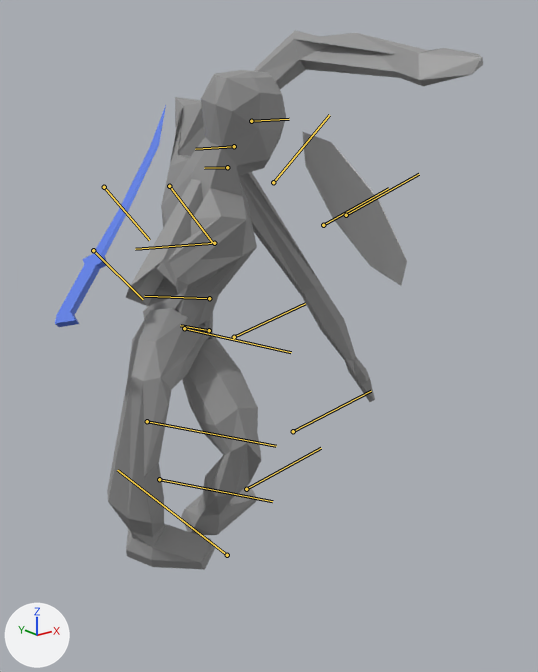
An edit to the FBX model Sandtree/Game/Sandtree/Assets/Models/FBX/Player.fbx, drawn before and after from the same camera.
Before and after are seen from a camera (50 mm lens) standing at (-0.0145, -0.0207, 0.0168) and looking at (0.0012, -0.0011, 0.009). Every picture has the same lights, and +X, +Y and +Z are marked at lower left. Both versions are drawn at frame 23 of the action 'Default Take'; the numbers are the values there. The bones that bend it are drawn over the model as lines.
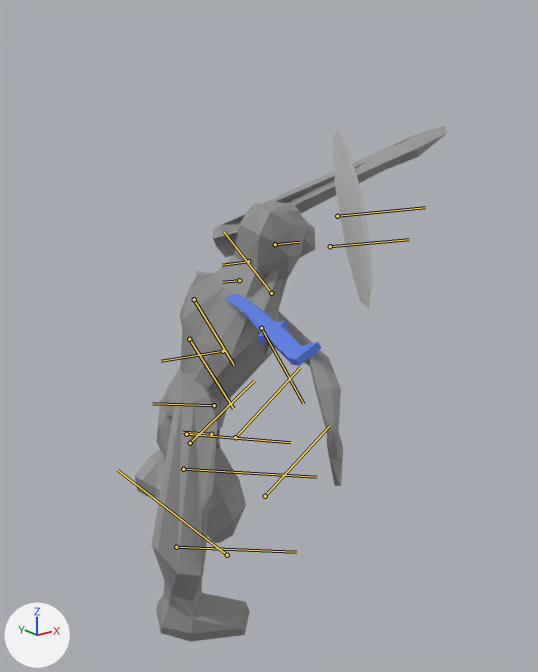
Boxes (x1, y1, x2, y2) around the edits, measured in the pictures (538 x 672 px):
'Mesh', posed (17% narrower)
    before: (107, 30, 483, 570)
    after: (135, 125, 447, 642)
'BaseShieldObj', posed (61% narrower, 16% taller)
    before: (302, 132, 407, 286)
    after: (332, 130, 372, 309)
'Cube', posed
    before: (55, 105, 166, 327)
    after: (225, 294, 321, 366)
bone 'Pelvis', root to tip
    before: (209, 330) to (180, 325)
    after: (211, 434) to (183, 432)
bone 'Stomach', root to tip
    before: (209, 298) to (144, 296)
    after: (214, 405) to (152, 403)
bone 'Chest', root to tip
    before: (214, 243) to (135, 249)
    after: (223, 351) to (161, 361)
bone 'Head', root to tip
    before: (234, 146) to (195, 149)
    after: (248, 261) to (222, 265)
bone 'UpperArm_l', root to tip
    before: (273, 182) to (329, 115)
    after: (271, 293) to (224, 232)
bone 'LowerArm_l', root to tip
    before: (323, 225) to (388, 188)
    after: (330, 246) to (409, 239)
bone 'UpperArm_r', root to tip
    before: (169, 186) to (212, 242)
    after: (194, 299) to (234, 365)
bone 'LowerArm_r', root to tip
    before: (104, 187) to (149, 240)
    after: (189, 339) to (233, 408)
bone 'Hand_r', root to tip
    before: (93, 250) to (143, 299)
    after: (261, 328) to (303, 403)
bone 'UpperLeg_l', root to tip
    before: (234, 337) to (305, 303)
    after: (235, 437) to (300, 367)
bone 'LowerLeg_l', root to tip
    before: (293, 431) to (371, 391)
    after: (265, 496) to (329, 426)
bone 'UpperLeg_r', root to tip
    before: (184, 328) to (291, 352)
    after: (186, 434) to (290, 442)
bone 'LowerLeg_r', root to tip
    before: (147, 421) to (276, 446)
    after: (183, 469) to (317, 477)
bone 'Foot_r', root to tip
    before: (159, 479) to (272, 501)
    after: (176, 547) to (296, 552)

The change in detail:
Bone 'Pelvis' (bone_pelvis) moves from (-0.005, 0.0, 0.0) to (-0.414, 0.0, 0.036).
Bone 'Pelvis' (bone_pelvis) turns from (-51, -8, 6) to (-36, -9, 3) degrees about its own x, y and z.
Bone 'Stomach' (bone_stomach) turns from (19, -6, -4) to (9, 5, -3) degrees about its own x, y and z.
Bone 'Chest' (bone_chest) turns from (23, -9, -4) to (33, -9, -4) degrees about its own x, y and z.
Bone 'Head' (bone_head) turns from (4, 16, 1) to (5, 5, 0) degrees about its own x, y and z.
Bone 'UpperArm_l' (bone_upperarm_l) turns from (-3, -14, -35) to (-65, -26, 74) degrees about its own x, y and z.
Bone 'LowerArm_l' (bone_lowerarm_l) turns from (12, -117, -36) to (-138, -48, 19) degrees about its own x, y and z.
Bone 'UpperArm_r' (bone_upperarm_r) turns from (1, 45, 42) to (45, -55, 0) degrees about its own x, y and z.
Bone 'LowerArm_r' (bone_lowerarm_r) turns from (0, -104, 0) to (0, -48, 0) degrees about its own x, y and z.
Bone 'Hand_r' (bone_hand_r) turns from (0, 17, 0) to (0, 35, 0) degrees about its own x, y and z.
Bone 'UpperLeg_l' (bone_upperleg_l) turns from (-67, -21, 42) to (-41, 16, 20) degrees about its own x, y and z.
Bone 'LowerLeg_l' (bone_lowerleg_l) turns from (0, 74, 0) to (0, 97, 0) degrees about its own x, y and z.
Bone 'UpperLeg_r' (bone_upperleg_r) turns from (0, -61, 1) to (0, -106, 3) degrees about its own x, y and z.
Bone 'LowerLeg_r' (bone_lowerleg_r) turns from (1, 85, 1) to (-2, 118, -5) degrees about its own x, y and z.
Bone 'Foot_r' (bone_foot_r) turns from (0, -2, 0) to (0, 8, 0) degrees about its own x, y and z.
